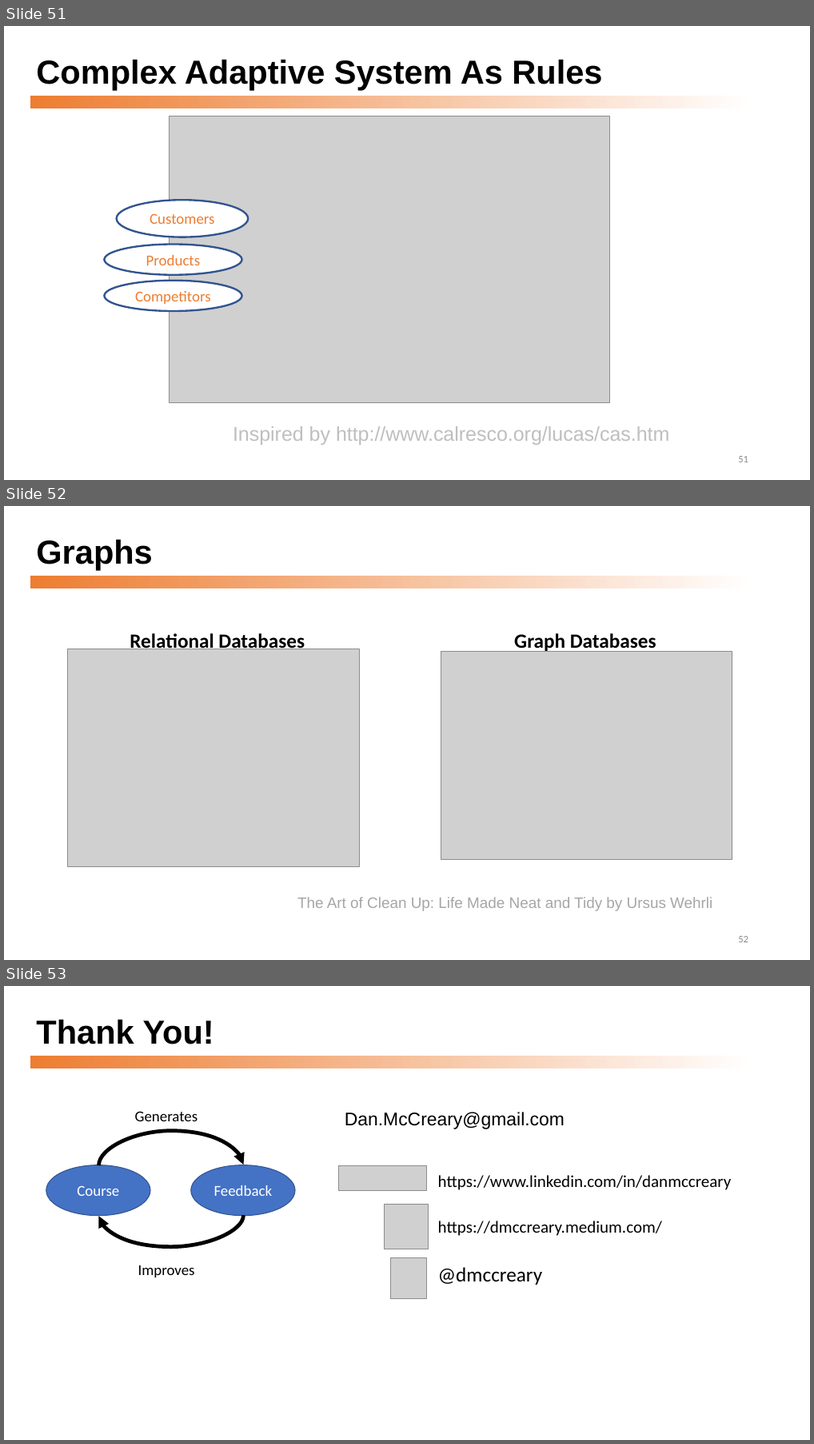
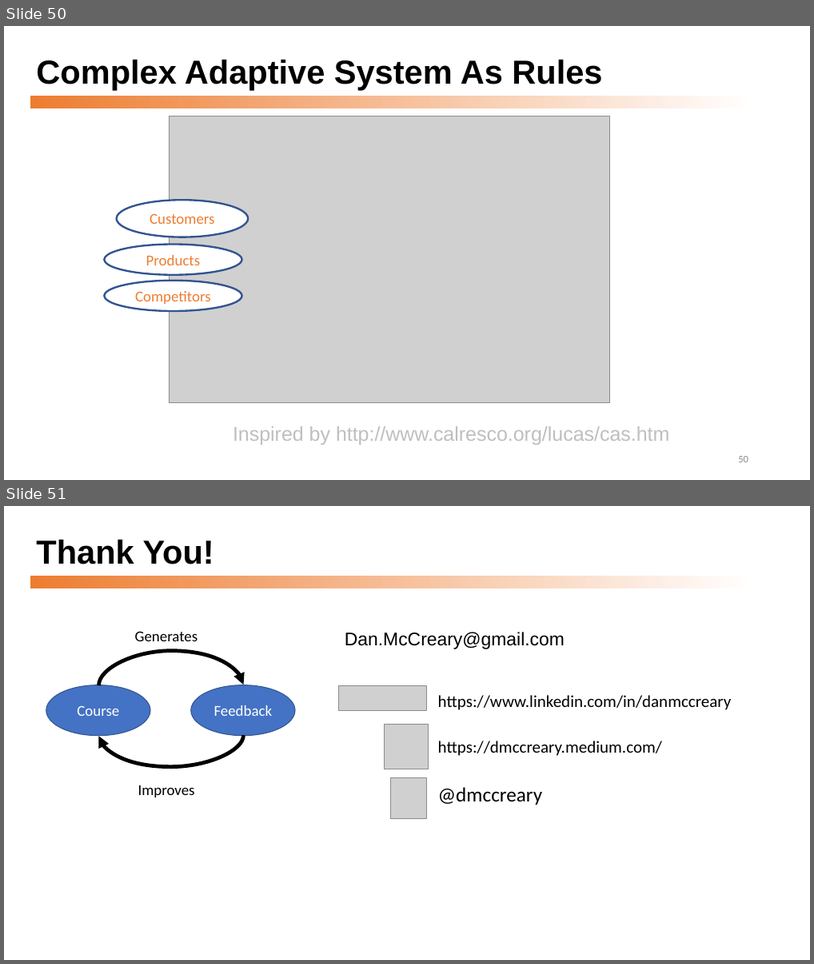
Before and after one commit to dmccreary/graph-systems-thinking, a slide deck: presentations/Graph-Systems-Thinking-Half-Day-Workshop.pptx. Shown one above the other, each under a label of ours: slides 51, 52 and 53 before the commit, slides 50 and 51 after it. The pictures are 814x1444 and 814x964 pixels, drawn with LibreOffice and Linux fonts; fonts in the diff are those of the drawing; grey boxes stand for pictures. Boxes give left, top, right and bottom in pixels: in the first picture for what was removed or moved away, otherwise in the second. Text is boxed around its words. In the diff, an @@ line names an element or a change of style, - is before the commit and + after.

```diff
--- a/presentations/Graph-Systems-Thinking-Half-Day-Workshop.pptx
+++ b/presentations/Graph-Systems-Thinking-Half-Day-Workshop.pptx
@@ slide 52 removed at (4, 506, 810, 960), background #FFFFFF; not listed: 1 template element that a slide beside it also shows @@
@@ title removed at (36, 540, 152, 570) @@
-Graphs
@@ picture removed at (68, 648, 360, 866) @@
@@ text removed at (130, 631, 305, 649) @@
-Relational Databases
@@ text removed at (514, 633, 657, 652) @@
-Graph Databases
@@ picture removed at (441, 651, 732, 859) @@
@@ text removed at (298, 896, 713, 911) @@
-The Art of Clean Up: Life Made Neat and Tidy by Ursus Wehrli
@@ page number removed at (738, 936, 749, 942) @@
-52
@@ what was slide 51 is now slide 50 @@
@@ page number at (738, 456, 749, 462): text changed @@
-51
+50
@@ what was slide 53 is now slide 51 @@
```
Also in this commit, not shown: 6 slides changed, 1 slide added, 2 other slides removed, 6 other files.
